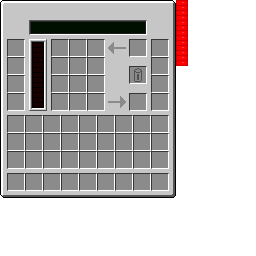
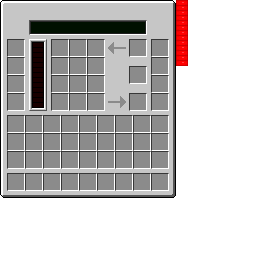
Before/after of a 256px x 256px layered artwork. What changed in the layer stack:
painted on "GUIChargingBench2.png" over [left=134, top=68, right=142, bottom=82]
